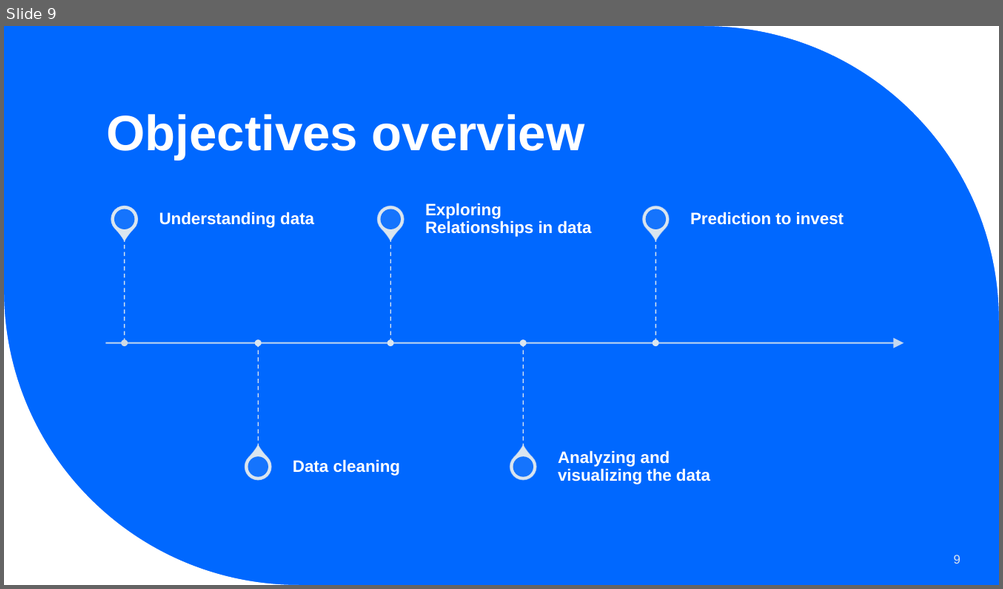
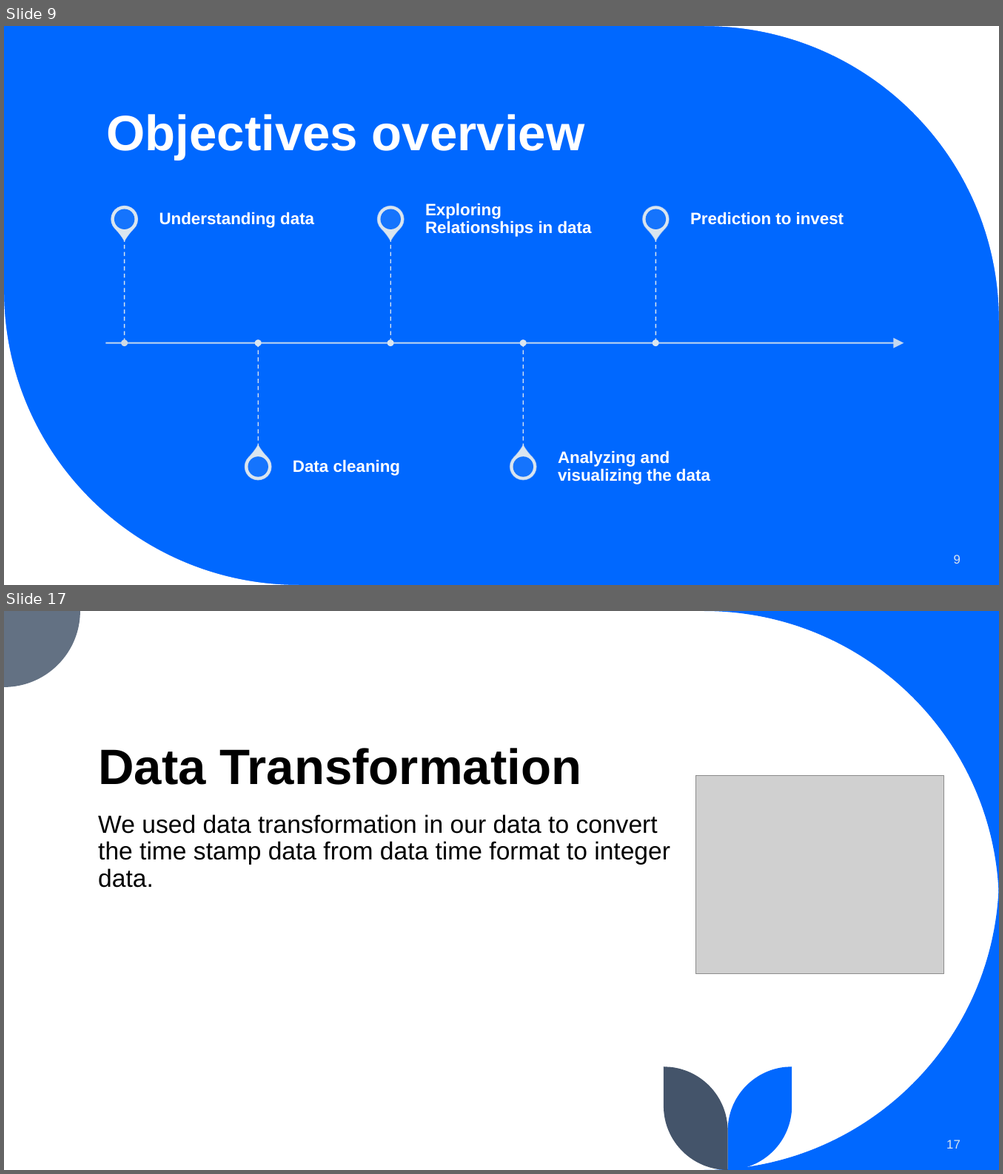
Before and after one commit to Vatsmanglam/Stock-Market-Prediction, a slide deck: project.pptx. Shown one above the other, each under a label of ours: slide 9 before the commit, slides 9 and 17 after it; the slides between them are not shown. The pictures are 1003x589 and 1003x1174 pixels, drawn with LibreOffice and Linux fonts; fonts in the diff are those of the drawing; grey boxes stand for pictures. Boxes give left, top, right and bottom in pixels: in the first picture for what was removed or moved away, otherwise in the second. Text is boxed around its words. In the diff, an @@ line names an element or a change of style, - is before the commit and + after.

```diff
--- a/project.pptx
+++ b/project.pptx
@@ slide 17 added at [4, 611, 999, 1170], background #FFFFFF @@
@@ freeform shape added at [4, 611, 80, 687], fill #637183 @@
@@ freeform shape added at [704, 611, 999, 906], fill #0068FF @@
@@ title added at [98, 748, 581, 785], 48 pt, text #000000, bold @@
+Data Transformation
@@ picture added at [696, 776, 944, 974] @@
@@ text added at [98, 815, 670, 888], 24 pt, text #000000 @@
+We used data transformation in our data to convert the time stamp data from data time format to integer data.
@@ freeform shape added at [704, 876, 999, 1170], fill #0068FF @@
@@ freeform shape added at [664, 1068, 728, 1170], fill #44546A @@
@@ freeform shape added at [728, 1068, 792, 1170], fill #0068FF @@
@@ page number added at [946, 1140, 960, 1149], 12 pt, text #DAE5EF @@
+17
```
Also in this commit, not shown: 1 slide changed, 24 other slides added.
